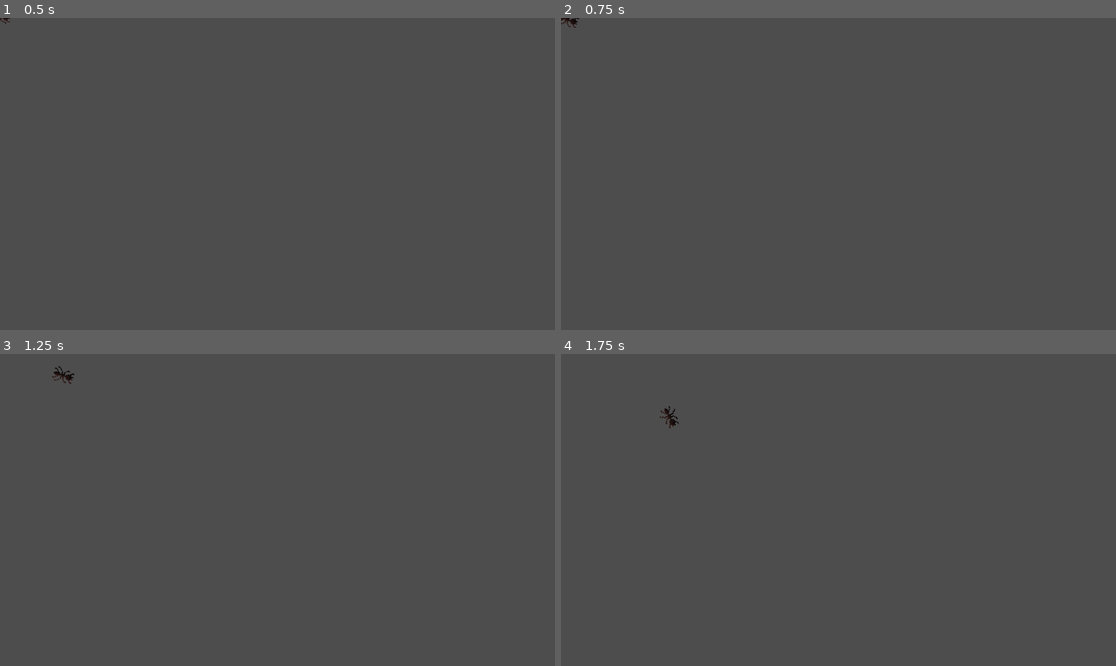
Above: before the commit, frames 1-4 (two rows, left to right).
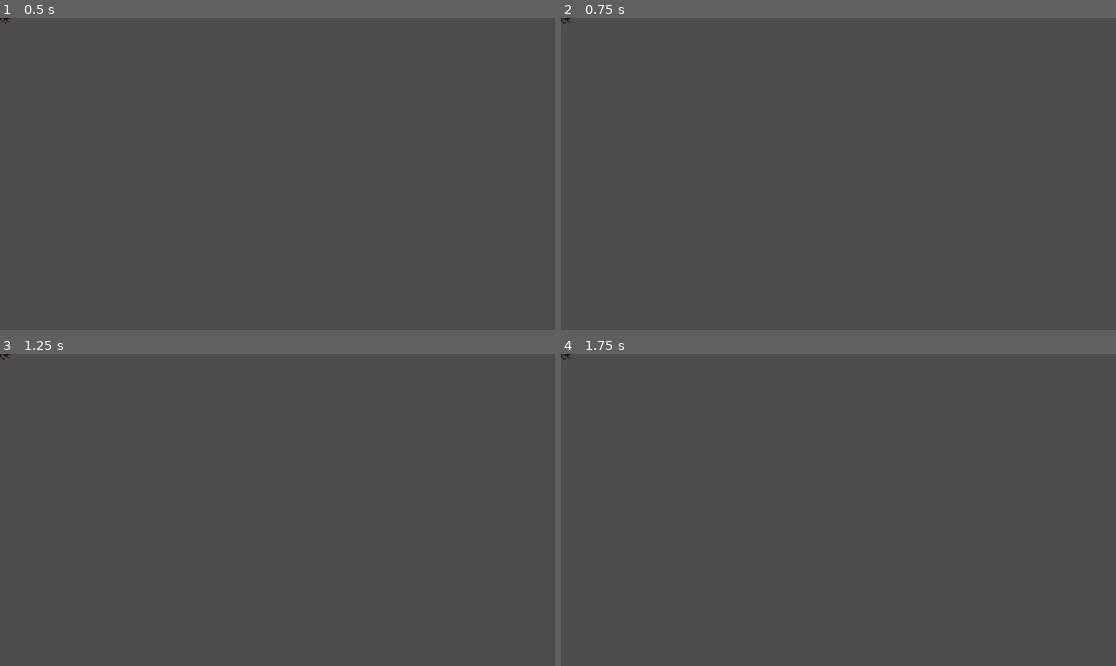
Above: after the commit, the same moments.

Repository: korperka/MuravyinayaVoina2
Game: Godot game, scene res://ant.tscn
Same seed, same stepped clock (60 frames per second), same inputs: the game is played once before the commit and once after it. This scene is started directly instead of the project's main scene.
Inputs (mouse positions are in pixels of both pictures, inside the frame that each line leads up to):
- Up to frame 1 (0.5 s): no input
- Up to frame 2 (0.75 s): tap Enter at 0.5 s; move the mouse to (960, 158) at 0.52 s; click (960, 158) at 0.67 s
- Up to frame 3 (1.25 s): no input
- Up to frame 4 (1.75 s): move the mouse to (727, 525) at 1.27 s; click (727, 525) at 1.42 s

Frame 1 is identical in both runs. In frame 2, less than 0.1% of the frame differs, in the area x 0-4%, y 0-4%; in frame 3, less than 0.1%; in frame 4, less than 0.1%, in the area x 0-22%, y 0-24%.

Commit message:
storage and ant movement

Diff:
--- a/ant.gd
+++ b/ant.gd
@@ -1,4 +1,6 @@
 extends CharacterBody2D
+
+class_name Ant
 
 @onready var animated_sprite = $AnimatedSprite2D
 # Максимальная скорость движения
@@ -8,16 +10,14 @@
 
 var target_position = Vector2.ZERO
 var viewport_size = Vector2.ZERO
+@export
 var direction = Vector2.ZERO
 
 func _process(delta):
-	if Input.is_mouse_button_pressed(MOUSE_BUTTON_LEFT):
-		direction = (get_global_mouse_position() - position).normalized()
-
 	var speed = randf_range(min_speed, max_speed)
 	velocity = direction * speed
 
 	animated_sprite.play("walk")
 	animated_sprite.rotation = direction.angle() + deg_to_rad(90)
 
-	move_and_collide(velocity * delta)
+	move_and_slide()
--- a/ant.tscn
+++ b/ant.tscn
@@ -33,7 +33,6 @@
 }]
 
 [node name="Ant" type="Node2D"]
-script = ExtResource("1_xrkwy")
 
 [node name="CharacterBody2D" type="CharacterBody2D" parent="."]
 script = ExtResource("1_xrkwy")
--- /dev/null
+++ b/ant_hill.gd
@@ -0,0 +1,21 @@
+extends Node2D
+
+var ant_scene = preload("res://ant.tscn")
+
+# Called when the node enters the scene tree for the first time.
+func _ready() -> void:
+	pass
+
+# Called every frame. 'delta' is the elapsed time since the previous frame.
+func _process(delta: float) -> void:
+	pass
+
+func spawn_ant(pos) -> Ant:
+	var instance = ant_scene.instantiate()
+	instance.position = pos
+	add_child(instance)
+	Storage.ants.push_front(instance)
+	return instance
+
+func remove_ant(instance):
+	Storage.ants.erase(instance)
--- a/main_scene.tscn
+++ b/main_scene.tscn
@@ -1,13 +1,15 @@
-[gd_scene load_steps=3 format=3 uid="uid://d3x2ifqaylc5i"]
+[gd_scene load_steps=4 format=3 uid="uid://d3x2ifqaylc5i"]
 
 [ext_resource type="Script" path="res://spawn.gd" id="1_2glsl"]
+[ext_resource type="Script" path="res://ant_hill.gd" id="1_ysck7"]
 [ext_resource type="Texture2D" uid="uid://bwtk67xxvmx4c" path="res://icon.svg" id="2_3cdwb"]
 
 [node name="MainNode" type="Node2D"]
 script = ExtResource("1_2glsl")
 
-[node name="StaticBody2D" type="StaticBody2D" parent="."]
+[node name="AntHill" type="StaticBody2D" parent="."]
+script = ExtResource("1_ysck7")
 
-[node name="Sprite2D" type="Sprite2D" parent="StaticBody2D"]
+[node name="Sprite2D" type="Sprite2D" parent="AntHill"]
 position = Vector2(578, 327)
 texture = ExtResource("2_3cdwb")
--- a/project.godot
+++ b/project.godot
@@ -18,6 +18,7 @@
 [autoload]
 
 ResourcePositions="*res://resource_positions.gd"
+Storage="*res://storage.gd"
 
 [rendering]
 
--- a/ants_spawn.gd
+++ b/storage.gd
@@ -1,5 +1,9 @@
-extends Node2D
+extends Node
 
+var ants_count = 20
+var ants = []
+
+var resources = 0
 
 # Called when the node enters the scene tree for the first time.
 func _ready() -> void:
Not shown: 1 places in grassTile1.tscn that only renumber resources
